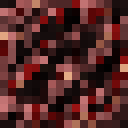
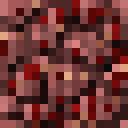
Two versions of the same layered image (128x128). Layer-by-layer changes:
hid "coal", painted on it over [0, 0, 128, 128]
hid "base" over [0, 0, 128, 128]
